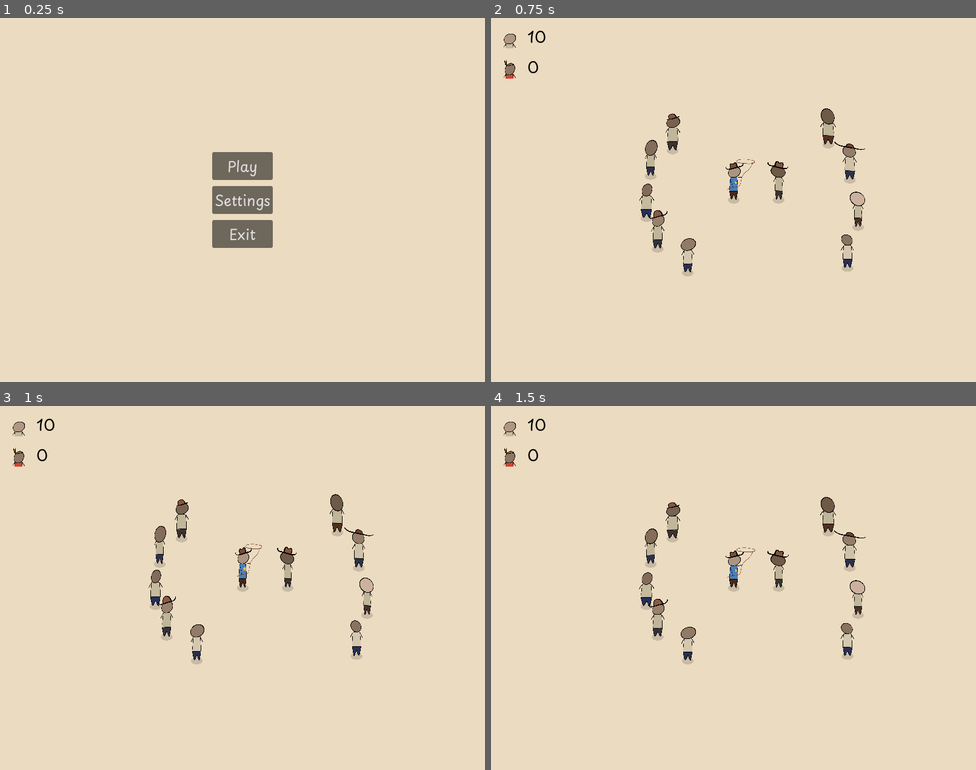
Above: before the commit, frames 1-4 (two rows, left to right).
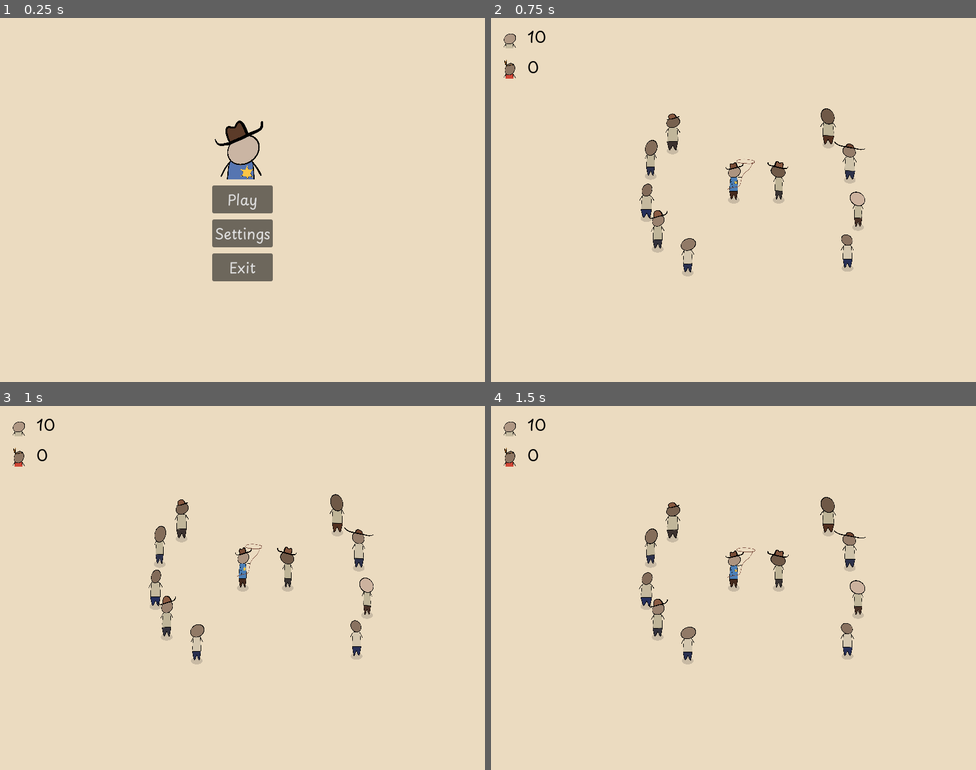
Above: after the commit, the same moments.

Repository: martindzejky/gmtk2025
Game: Godot game, scene res://main_menu.tscn
Two runs of this game, one before a commit and one after it. Both use one fixed random seed, a clock stepped at 60 frames per second and the inputs below. This scene is started directly instead of the project's main scene.
Inputs (mouse positions are in pixels of both pictures, inside the frame that each line leads up to):
- Up to frame 1 (0.25 s): no input
- Up to frame 2 (0.75 s): click "Play" at 0.5 s
- Up to frame 3 (1 s): no input
- Up to frame 4 (1.5 s): move the mouse to (840, 569) at 1.27 s; hold D (move_right) from 1.28 s (still down); tap Shift (dash) at 1.35 s

The runs differ from the first frame. In frame 1, 2.8% of the frame differs, in the area x 43-57%, y 28-73%; in frame 2, nothing differs; in frame 3, nothing differs; in frame 4, nothing differs.

Commit message:
main menu logo

Diff:
--- a/main_menu.tscn
+++ b/main_menu.tscn
@@ -1,6 +1,7 @@
-[gd_scene load_steps=2 format=3 uid="uid://bqwj8b5x4g7c2"]
+[gd_scene load_steps=3 format=3 uid="uid://bqwj8b5x4g7c2"]
 
 [ext_resource type="Script" uid="uid://case8pfh1qfpo" path="res://scripts/main_menu.gd" id="1_main_menu"]
+[ext_resource type="Texture2D" uid="uid://dhdbfe078odwe" path="res://sprites/icon.png" id="2_7vrkn"]
 
 [node name="main_menu" type="Control"]
 layout_mode = 3
@@ -25,6 +26,11 @@
 [node name="vbox_container" type="VBoxContainer" parent="margin_container/center_container"]
 layout_mode = 2
 
+[node name="logo" type="TextureRect" parent="margin_container/center_container/vbox_container"]
+layout_mode = 2
+texture = ExtResource("2_7vrkn")
+expand_mode = 4
+
 [node name="play_button" type="Button" parent="margin_container/center_container/vbox_container"]
 layout_mode = 2
 text = "Play"
Not shown, removed: sprites/icon.png.afphoto~lock~
